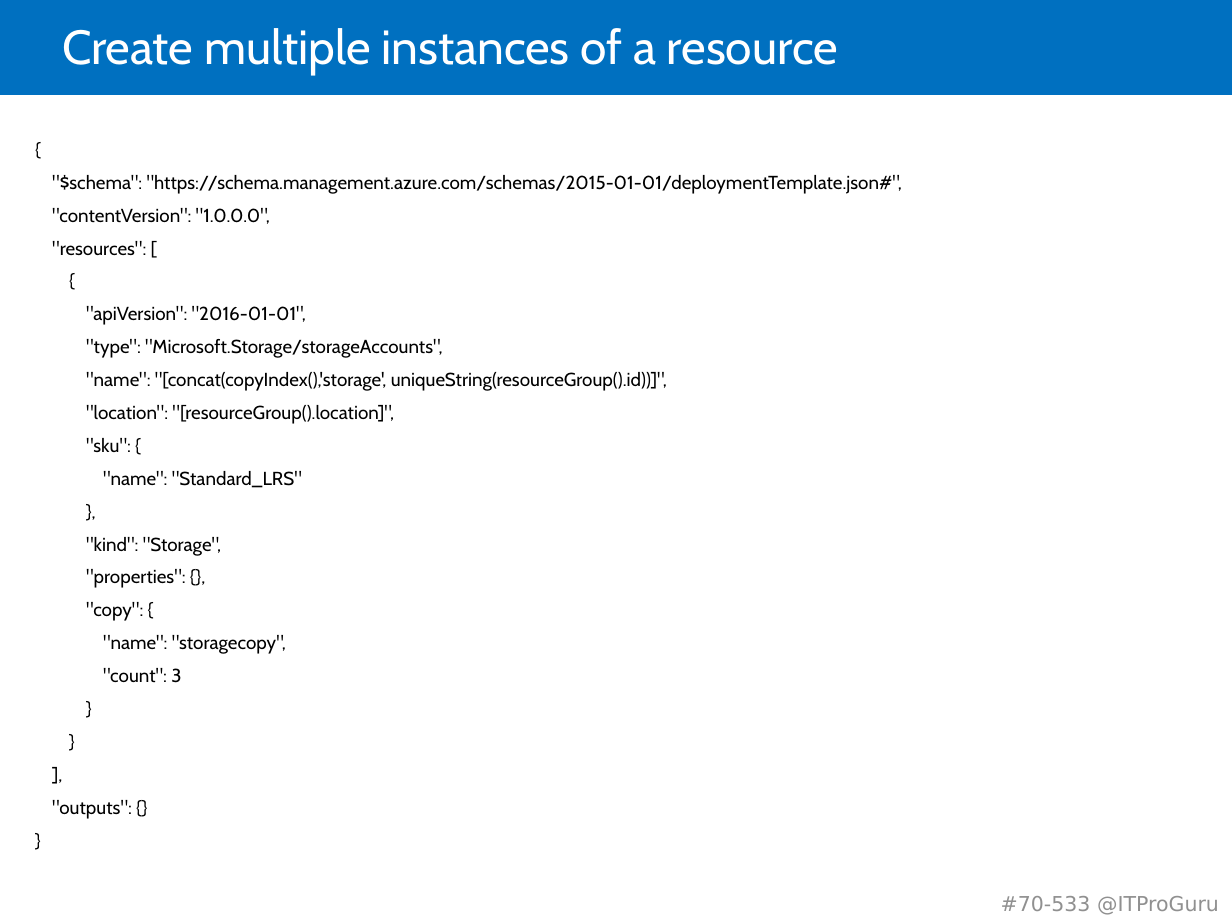
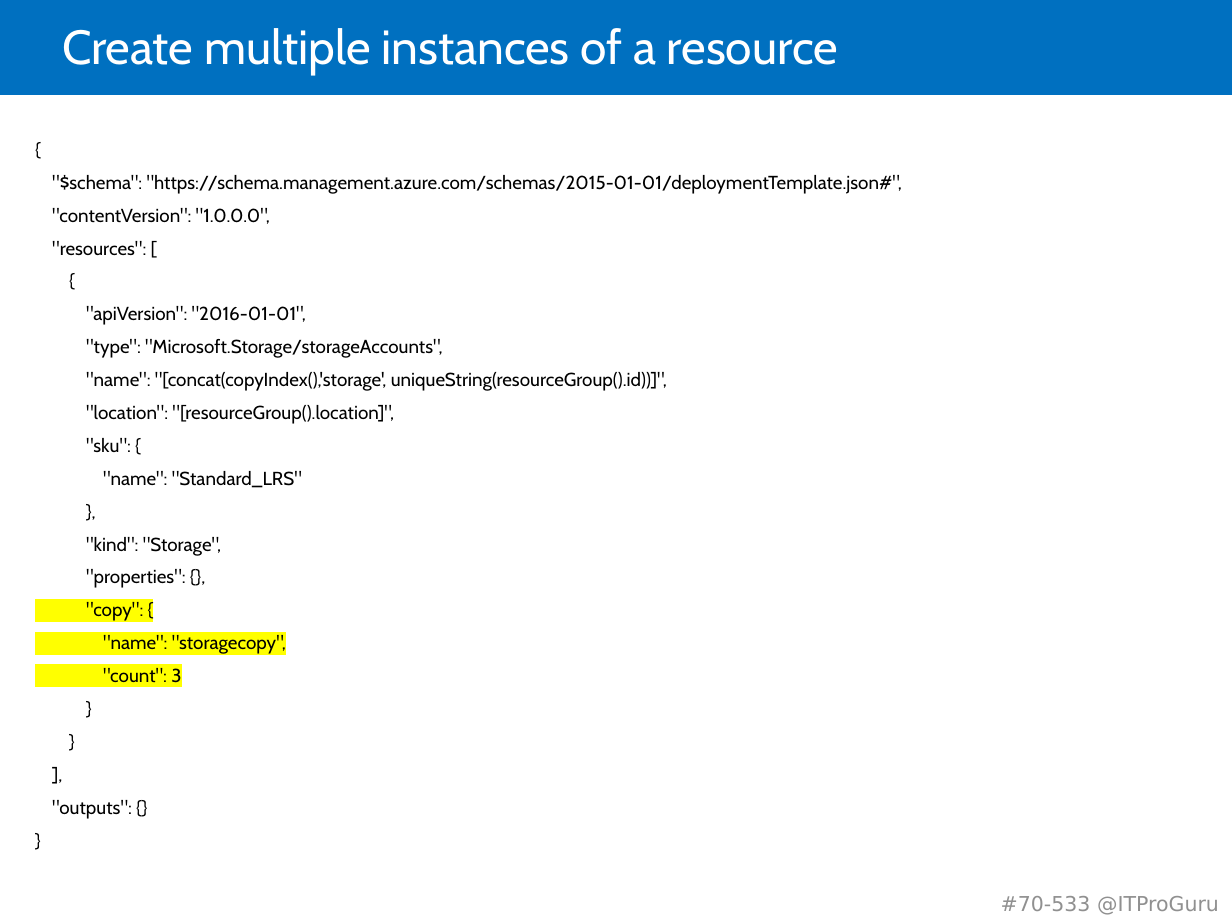
Before and after one commit to guruskill/70-533, a slide deck: slide 16 of Presentations/2018-06-11-Reston/70-533-05-ARMTemplates.pptx. Drawn at 1232x924 pixels with LibreOffice and Linux fonts; fonts in the diff are those of the drawing. Boxes give left, top, right and bottom in pixels: in the first picture for what was removed or moved away, otherwise in the second. Text is boxed around its words. In the diff, an @@ line names an element or a change of style, - is before the commit and + after.

```diff
--- a/Presentations/2018-06-11-Reston/70-533-05-ARMTemplates.pptx
+++ b/Presentations/2018-06-11-Reston/70-533-05-ARMTemplates.pptx
@@ text at [86, 602, 286, 683]: highlight none to #FFFF00 in ""copy": {", ""name": "storagecopy",", ""count": 3" @@
```
Also in this commit, not shown: 1 other slide changed.
